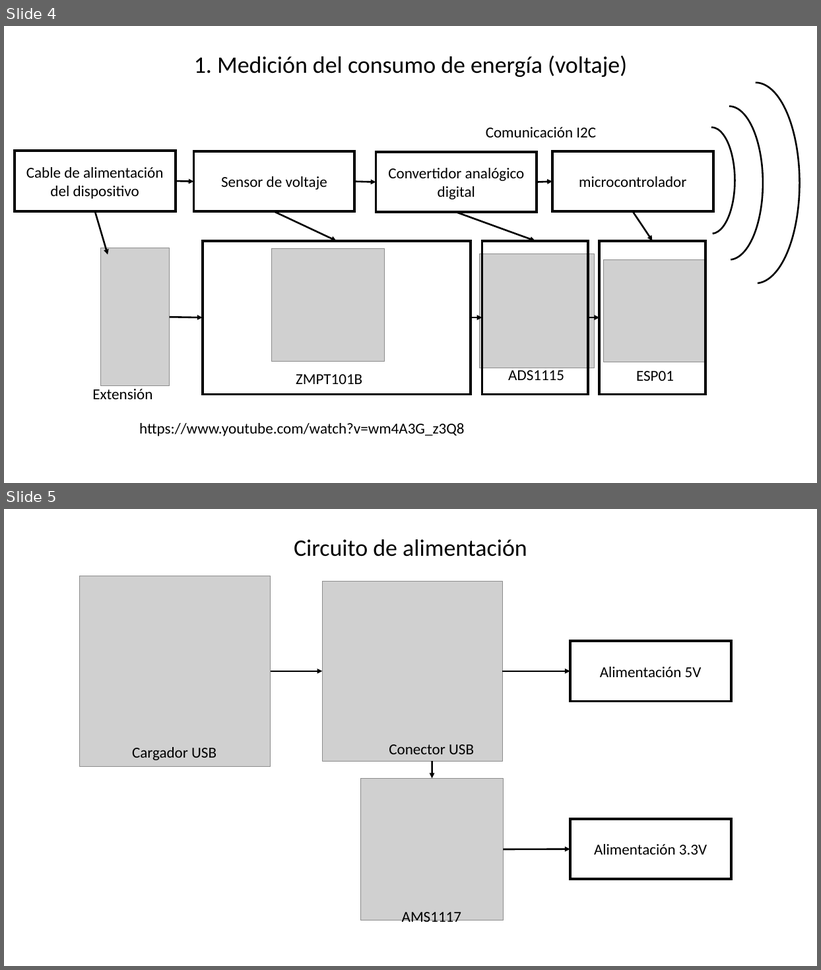
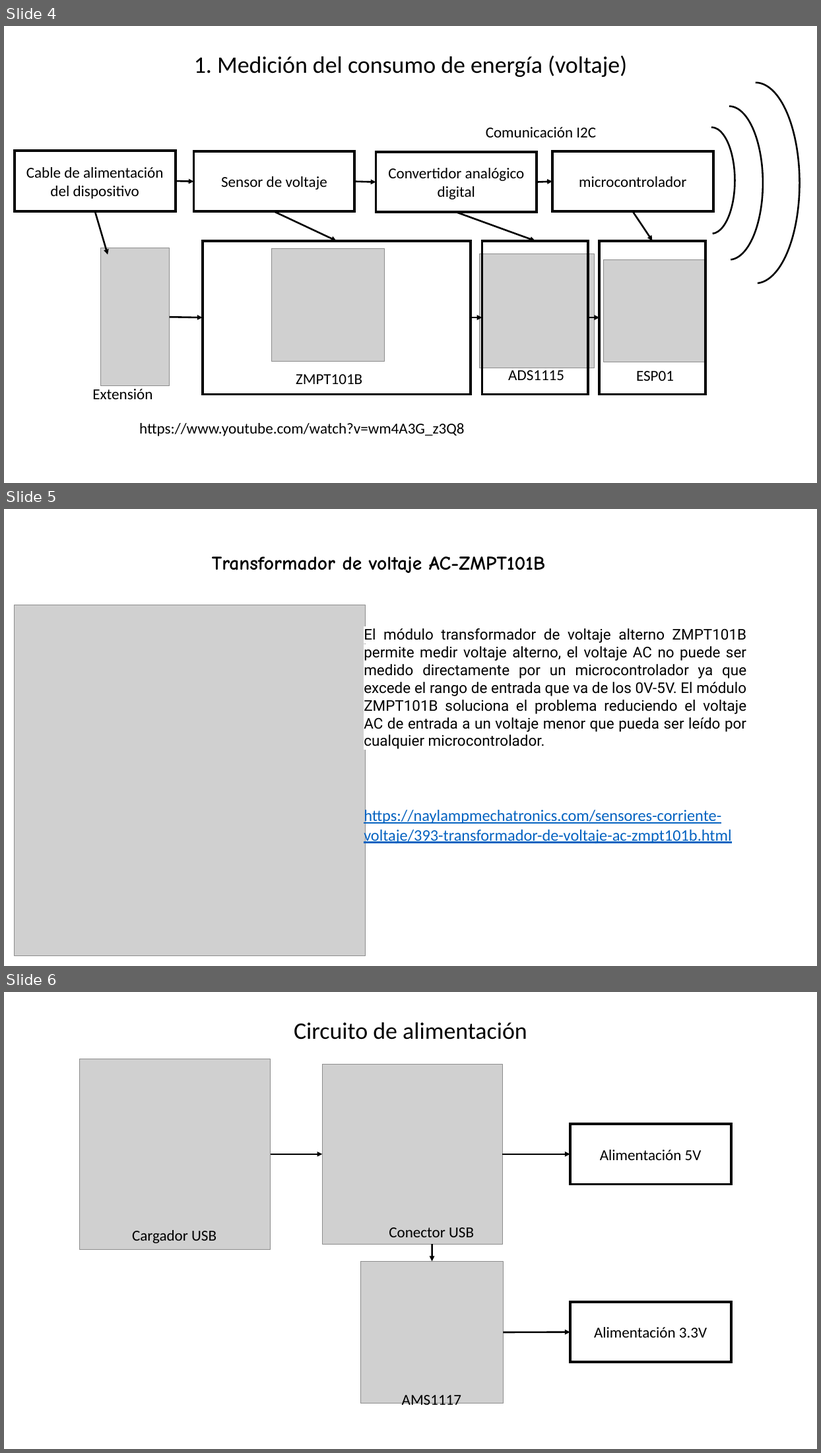
Before and after one commit to Jessica2123/ProyectoCapstone, a slide deck: Nuevo_enfoque_de_proyecto.pptx. Shown one above the other, each under a label of ours: slides 4 and 5 before the commit, slides 4, 5 and 6 after it. The pictures are 821x970 and 821x1453 pixels, drawn with LibreOffice and Linux fonts; fonts in the diff are those of the drawing; grey boxes stand for pictures. Boxes give left, top, right and bottom in pixels: in the first picture for what was removed or moved away, otherwise in the second. Text is boxed around its words. In the diff, an @@ line names an element or a change of style, - is before the commit and + after.

Commit message:
Cambio en presentacion

```diff
--- a/Nuevo_enfoque_de_proyecto.pptx
+++ b/Nuevo_enfoque_de_proyecto.pptx
@@ slide 5 added at bbox=[4, 509, 817, 966], background #FFFFFF @@
@@ text added at bbox=[212, 557, 545, 573], 23 pt, text #000000, bold @@
+Transformador de voltaje AC-ZMPT101B
@@ picture added at bbox=[15, 605, 366, 956] @@
@@ text added at bbox=[364, 628, 746, 749], 17.5 pt, text #000000 @@
+El módulo transformador de voltaje alterno ZMPT101B permite medir voltaje alterno, el voltaje AC no puede ser medido directamente por un microcontrolador ya que excede el rango de entrada que va de los 0V-5V. El módulo ZMPT101B soluciona el problema reduciendo el voltaje AC de entrada a un voltaje menor que pueda ser leído por cualquier microcontrolador.
@@ text added at bbox=[364, 809, 731, 845], 19 pt, text #0563C1, underline @@
+https://naylampmechatronics.com/sensores-corriente-voltaje/393-transformador-de-voltaje-ac-zmpt101b.html
@@ what was slide 5 is now slide 6 @@
```
